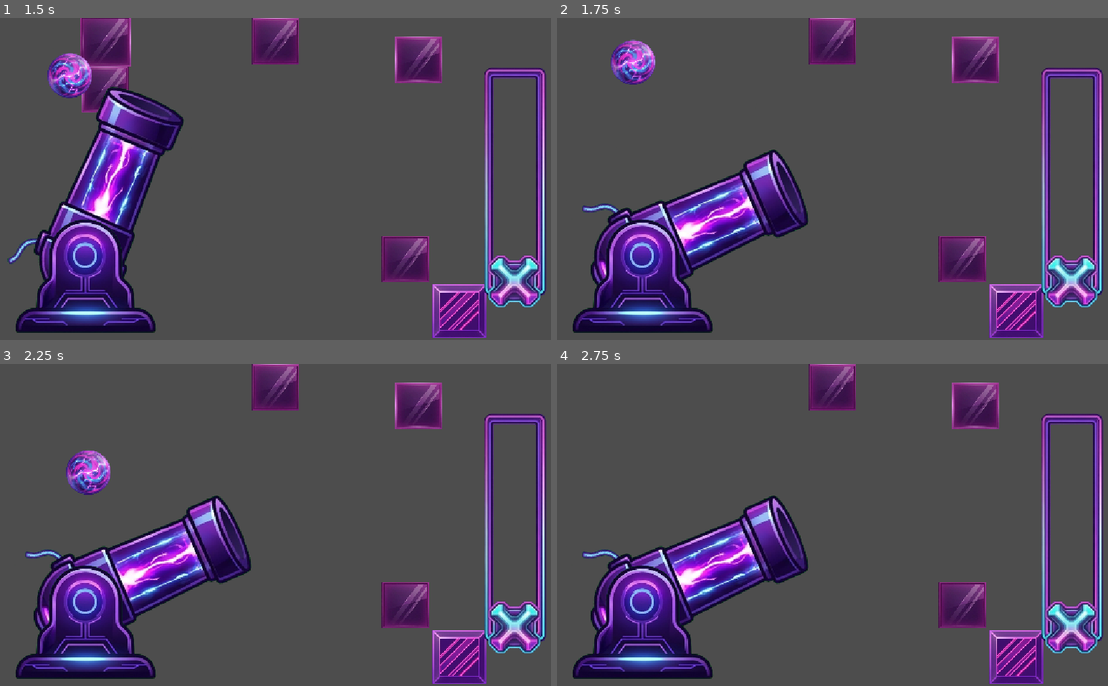
Above: before the commit, frames 1-4 (two rows, left to right).
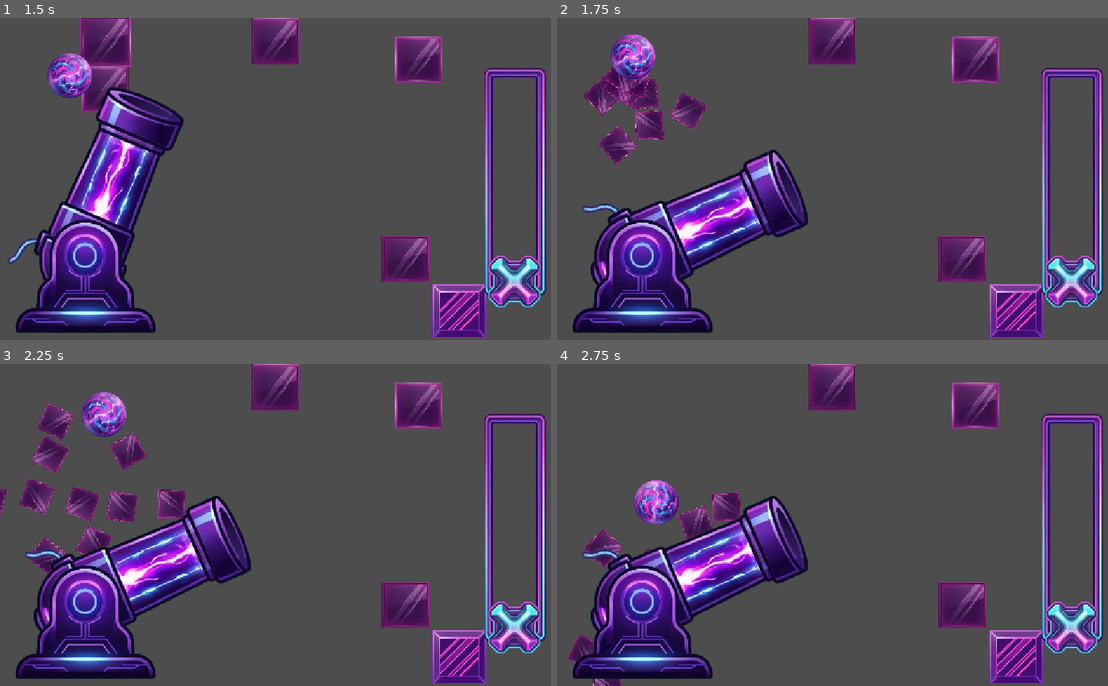
Above: after the commit, the same moments.

Repository: Zidan-09/Arc-Impact
Game: Godot game, scene res://components/cannon-controller/CannonController.tscn
Two runs of this game, one before a commit and one after it. Both use one fixed random seed, a clock stepped at 60 frames per second and the inputs below. This scene is started directly instead of the project's main scene.
Inputs (mouse positions are in pixels of both pictures, inside the frame that each line leads up to):
- Up to frame 1 (1.5 s): tap Enter at 0.5 s; drag from (402, 265) to (110, 220) at 0.52 s; tap Space at 1.25 s; drag from (170, 195) to (407, 259) at 1.27 s
- Up to frame 2 (1.75 s): no input
- Up to frame 3 (2.25 s): move the mouse to (341, 454) at 2.02 s; click (341, 454) at 2.17 s
- Up to frame 4 (2.75 s): no input

Frame 1 is identical in both runs. In frame 2, 3.4% of the frame differs, in the area x 4-28%, y 5-46%; in frame 3, 5.5%, in the area x 0-34%, y 8-66%; in frame 4, 2.5%.

Commit message:
feat(shards): implemented glass shards

Diff:
--- a/components/bullet/bullet.gd
+++ b/components/bullet/bullet.gd
@@ -12,7 +12,7 @@
 	if not body.has_method("hit"):
 		return
 
-	body.hit(self)
+	body.hit(self, global_position)
 
 func del_bullet():
 	if is_broken:
--- a/components/obstacles/glass/glass_obstacle.gd
+++ b/components/obstacles/glass/glass_obstacle.gd
@@ -3,7 +3,19 @@
 
 @export_range(0.0, 1.0) var velocity_retain: float = 0.85
 
+@export var shard_count: int = 5
+@export var shard_min_speed: float = 150.0
+@export var shard_max_speed: float = 400.0
+@export var shard_spread: float = 0.5
+@export var shard_min_angular_velocity: float = -10.0
+@export var shard_max_angular_velocity: float = 10.0
+
+@export var shard_scene: PackedScene
+
+const SHARD_SCENE_FALLBACK := preload("res://components/obstacles/glass/glass_shard.tscn")
+
 var is_broken: bool = false
+var impact_velocity: Vector2 = Vector2.ZERO
 
 @onready var sprite: Sprite2D = $Sprite
 @onready var hit_box: Area2D = $HitBox
@@ -15,25 +27,67 @@
 
 
 func _on_hit_box_body_entered(body: Node2D) -> void:
-	if is_broken:
+	if is_broken or is_processing_hit:
+		return
+	if body is GlassShard:
 		return
 	if body is RigidBody2D:
-		hit(body)
+		hit(body, body.global_position)
 
 
 func on_hit_started(bullet: RigidBody2D) -> void:
 	if is_instance_valid(bullet):
+		impact_velocity = bullet.linear_velocity
 		bullet.linear_velocity *= velocity_retain
 	hit_box.set_deferred("monitoring", false)
 
 
-func on_hit_completed(_bullet: RigidBody2D) -> void:
-	shatter()
+func on_hit_completed(bullet: RigidBody2D, impact_position: Vector2) -> void:
+	var shatter_velocity := impact_velocity
+	if is_instance_valid(bullet) and shatter_velocity == Vector2.ZERO:
+		shatter_velocity = bullet.linear_velocity
+	shatter(shatter_velocity, impact_position)
 
 
-func shatter() -> void:
+func shatter(shatter_velocity: Vector2, impact_position: Vector2) -> void:
 	if is_broken:
 		return
 	is_broken = true
 	sprite.hide()
+	hit_box.set_deferred("monitoring", false)
+
+	if shatter_velocity != Vector2.ZERO:
+		_spawn_shards(shatter_velocity, impact_position)
+
 	queue_free()
+
+
+func _spawn_shards(shatter_velocity: Vector2, impact_position: Vector2) -> void:
+	var impact_direction := shatter_velocity.normalized()
+	var explosion_direction := impact_direction
+	var bullet_speed := shatter_velocity.length()
+	var parent := get_parent()
+	if parent == null:
+		parent = get_tree().current_scene
+	var sprite_rect := sprite.get_rect()
+	var spawn_extents := sprite_rect.size * 0.5 * global_scale * 0.5
+	var scene := shard_scene if shard_scene != null else SHARD_SCENE_FALLBACK
+	for i in shard_count:
+		var shard := scene.instantiate() as RigidBody2D
+		parent.add_child(shard)
+		var spawn_offset := Vector2(
+			randf_range(-spawn_extents.x, spawn_extents.x),
+			randf_range(-spawn_extents.y, spawn_extents.y)
+		)
+		shard.global_position = impact_position + spawn_offset
+		shard.global_rotation = randf() * TAU
+		var direction := explosion_direction.rotated(
+			randf_range(-shard_spread, shard_spread)
+		)
+		var shard_speed := bullet_speed * randf_range(0.3, 0.7)
+		shard_speed = clampf(shard_speed, shard_min_speed, shard_max_speed)
+		shard.linear_velocity = direction * shard_speed
+		shard.angular_velocity = randf_range(
+			shard_min_angular_velocity,
+			shard_max_angular_velocity
+		)
--- /dev/null
+++ b/components/obstacles/glass/glass_shard.gd
@@ -0,0 +1,10 @@
+class_name GlassShard
+extends RigidBody2D
+
+@export var lifetime: float = 3.0
+
+
+func _ready() -> void:
+	await get_tree().create_timer(lifetime).timeout
+	if is_instance_valid(self):
+		queue_free()
--- /dev/null
+++ b/components/obstacles/glass/glass_shard.tscn
@@ -0,0 +1,24 @@
+[gd_scene format=3 uid="uid://wcoeid8ay7f79"]
+
+[ext_resource type="Script" uid="uid://l4mxvol03thbk" path="res://components/obstacles/glass/glass_shard.gd" id="1_shard"]
+[ext_resource type="Texture2D" uid="uid://dg5laarkn12ii" path="res://assets/obstacles/glass_square.jpg" id="1_glass"]
+
+[sub_resource type="PhysicsMaterial" id="PhysicsMaterial_shard"]
+friction = 0.4
+bounce = 0.3
+
+[sub_resource type="RectangleShape2D" id="RectangleShape2D_shard"]
+size = Vector2(60, 60)
+
+[node name="GlassShard" type="RigidBody2D"]
+mass = 0.2
+physics_material_override = SubResource("PhysicsMaterial_shard")
+script = ExtResource("1_shard")
+
+[node name="Sprite2D" type="Sprite2D" parent="."]
+modulate = Color(1, 1, 1, 0.85)
+scale = Vector2(0.06, 0.06)
+texture = ExtResource("1_glass")
+
+[node name="CollisionShape2D" type="CollisionShape2D" parent="."]
+shape = SubResource("RectangleShape2D_shard")
--- a/components/obstacles/metal/metal_obstacle.gd
+++ b/components/obstacles/metal/metal_obstacle.gd
@@ -10,5 +10,5 @@
 	physics_material_override = mat
 
 
-func on_hit_completed(_bullet: RigidBody2D) -> void:
+func on_hit_completed(_bullet: RigidBody2D, _impact_position: Vector2) -> void:
 	pass
--- a/components/obstacles/obstacle.gd
+++ b/components/obstacles/obstacle.gd
@@ -15,11 +15,14 @@
 	original_scale = scale
 
 
-func hit(bullet: RigidBody2D) -> void:
+func hit(bullet: RigidBody2D, impact_position: Vector2 = Vector2.INF) -> void:
 	if is_processing_hit or not is_instance_valid(bullet):
 		return
 
 	is_processing_hit = true
+
+	if impact_position == Vector2.INF:
+		impact_position = global_position
 
 	on_hit_started(bullet)
 
@@ -29,7 +32,7 @@
 		is_processing_hit = false
 		return
 
-	on_hit_completed(bullet)
+	on_hit_completed(bullet, impact_position)
 
 	is_processing_hit = false
 
@@ -64,7 +67,7 @@
 	scale = original_scale
 
 
-func on_hit_completed(_bullet: RigidBody2D) -> void:
+func on_hit_completed(_bullet: RigidBody2D, _impact_position: Vector2) -> void:
 	push_error(
 		"on_hit_completed() must be implemented by a child class."
 	)
Not shown, added: components/obstacles/glass/glass_shard.gd.uid
